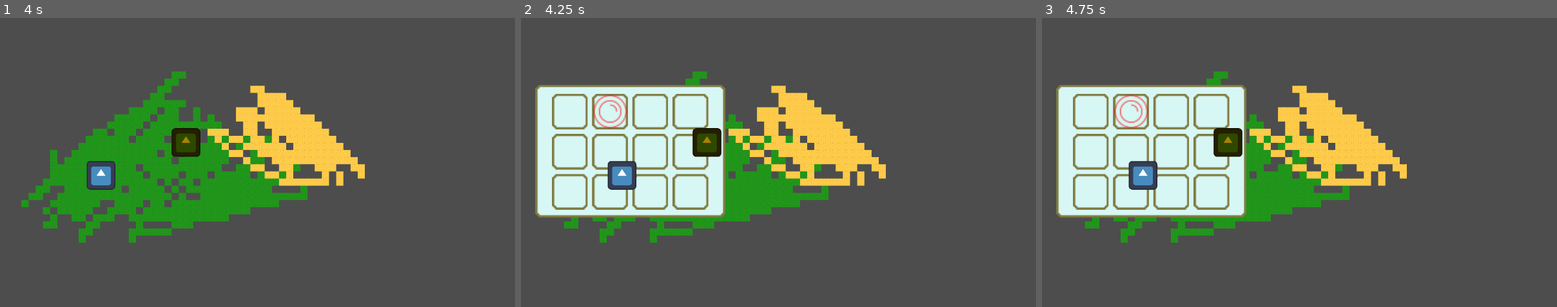
Above: before the commit, frames 1-3 (left to right).
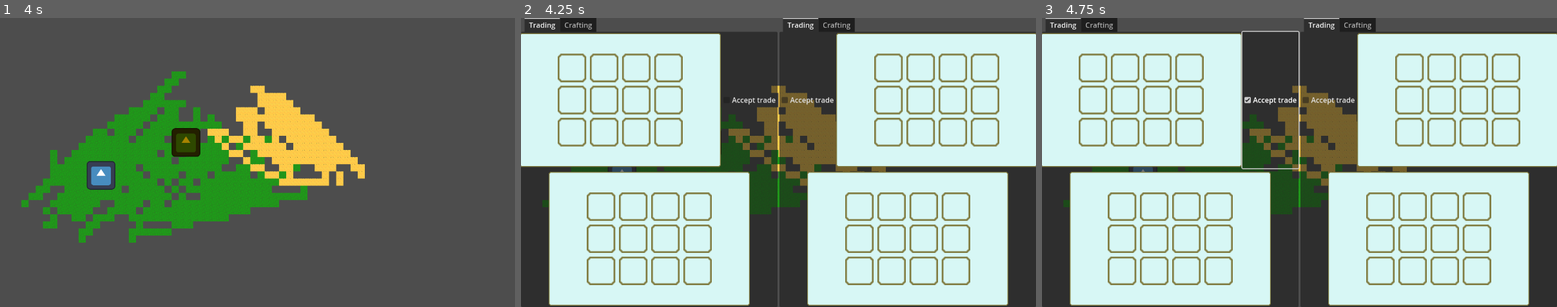
Above: after the commit, the same moments.

Repository: andrius-zidonis/gamejam2024
Game: Godot game, scene res://scenes/game/game.tscn
Same seed, same stepped clock (60 frames per second), same inputs: the game is played once before the commit and once after it. The engine's default icon, where the game draws it, is replaced by a stand-in: a white triangle on a blue panel in a dark square.
Inputs (mouse positions are in pixels of both pictures, inside the frame that each line leads up to):
- Up to frame 1 (4 s): tap Enter at 0.5, 2, 3.5 s; tap Space at 1.25, 2.75 s
- Up to frame 2 (4.25 s): tap I (Inventory) at 4.15 s
- Up to frame 3 (4.75 s): click (1268, 98) at 4.25 s, where only the run after the commit has a clickable "Accept trade"

Frame 1 is identical in both runs. In frame 2, 86% of the frame differs, in the area x 0-100%, y 0-100%; in frame 3, 86%.

Commit message:
feat: update inventory UI

Diff:
--- a/prefabs/entities/players/godot.gd
+++ b/prefabs/entities/players/godot.gd
@@ -1,8 +1,11 @@
 extends CharacterBody2D
+
+class_name Player
 
 @export var speed = 400
 @export var player: int
-@export var inventory: Inv
+@export var inventory: Inventory
+@export var tradingInventory: Inventory
 
 func get_input():
 	var input_direction = Input.get_vector("%s_left" % player, "%s_right" % player, "%s_up" % player, "%s_down" % player)
--- a/scenes/game/game.tscn
+++ b/scenes/game/game.tscn
@@ -2,16 +2,16 @@
 
 [ext_resource type="Script" path="res://scenes/game/main_camera.gd" id="1_gu6cs"]
 [ext_resource type="PackedScene" uid="uid://b5pqjx0ilorhc" path="res://prefabs/entities/players/godot.tscn" id="1_na0kc"]
-[ext_resource type="PackedScene" uid="uid://bagkfjh4t10ts" path="res://ui/inventory/Inv_UI.tscn" id="2_27fbg"]
-[ext_resource type="Script" path="res://ui/inventory/inventory.gd" id="2_qkby6"]
+[ext_resource type="Script" path="res://ui/inventory/inventory.gd" id="2_feu1x"]
+[ext_resource type="PackedScene" uid="uid://rphaqkdbo288" path="res://ui/crafting_trading.tscn" id="4_1cv3g"]
 [ext_resource type="Texture2D" uid="uid://cgtew4hksfera" path="res://assets/world/Slates [32x32px orthogonal tileset by Ivan Voirol].png" id="6_j3din"]
 
-[sub_resource type="Resource" id="Resource_sw8a2"]
-script = ExtResource("2_qkby6")
+[sub_resource type="Resource" id="Resource_2stwo"]
+script = ExtResource("2_feu1x")
 items = Array[Resource("res://ui/inventory/inventory_item.gd")]([])
 
-[sub_resource type="Resource" id="Resource_jspei"]
-script = ExtResource("2_qkby6")
+[sub_resource type="Resource" id="Resource_6kpdk"]
+script = ExtResource("2_feu1x")
 items = Array[Resource("res://ui/inventory/inventory_item.gd")]([])
 
 [sub_resource type="TileSetAtlasSource" id="TileSetAtlasSource_gwbeb"]
@@ -4028,14 +4028,14 @@
 [node name="godot1" parent="Environment/Entities/Players" instance=ExtResource("1_na0kc")]
 top_level = true
 position = Vector2(929, 559)
-inventory = SubResource("Resource_sw8a2")
+tradingInventory = SubResource("Resource_2stwo")
 
 [node name="godot2" parent="Environment/Entities/Players" instance=ExtResource("1_na0kc")]
 modulate = Color(0.654902, 0.513726, 0, 1)
 top_level = true
 position = Vector2(1309, 412)
 player = 1
-inventory = SubResource("Resource_jspei")
+tradingInventory = SubResource("Resource_6kpdk")
 
 [node name="World" type="Node2D" parent="Environment"]
 
@@ -4073,16 +4073,26 @@
 shape = SubResource("RectangleShape2D_ycv5a")
 one_way_collision_margin = 10.0
 
-[node name="UI" type="Control" parent="."]
-layout_mode = 3
-anchors_preset = 0
-offset_right = 40.0
-offset_bottom = 40.0
+[node name="HUD" type="CanvasLayer" parent="."]
 
-[node name="Inventory" parent="UI" instance=ExtResource("2_27fbg")]
-layout_mode = 1
-offset_left = -576.0
-offset_top = -324.0
-offset_right = -446.0
-offset_bottom = -245.0
-scale = Vector2(5, 5)
+[node name="Crafting_Trading" parent="HUD" instance=ExtResource("4_1cv3g")]
+visible = false
+custom_minimum_size = Vector2(1000, 600)
+size_flags_horizontal = 3
+size_flags_vertical = 10
+
+[node name="Inventory_player1_trading" parent="HUD/Crafting_Trading/HBoxContainer/TabContainer/Trading/VBoxContainer/BoxContainer" index="0" node_paths=PackedStringArray("player")]
+player = NodePath("../../../../../../../../Environment/Entities/Players/godot1")
+type = 1
+
+[node name="Inventory_player1" parent="HUD/Crafting_Trading/HBoxContainer/TabContainer/Trading/VBoxContainer/BoxContainer2" index="0" node_paths=PackedStringArray("player")]
+player = NodePath("../../../../../../../../Environment/Entities/Players/godot1")
+
+[node name="Inventory_player2_trading" parent="HUD/Crafting_Trading/HBoxContainer/TabContainer2/Trading/VBoxContainer/BoxContainer" index="1" node_paths=PackedStringArray("player")]
+player = NodePath("../../../../../../../../Environment/Entities/Players/godot2")
+type = 1
+
+[node name="Inventory_player2" parent="HUD/Crafting_Trading/HBoxContainer/TabContainer2/Trading/VBoxContainer/BoxContainer2" index="0" node_paths=PackedStringArray("player")]
+player = NodePath("../../../../../../../../Environment/Entities/Players/godot2")
+
+[editable path="HUD/Crafting_Trading"]
--- /dev/null
+++ b/ui/crafting_trading.gd
@@ -0,0 +1,21 @@
+extends Control
+
+var is_open = false
+
+func _ready():
+	close()
+
+func _process(delta):
+	if Input.is_action_just_pressed("Inventory"):
+		if is_open:
+			close()
+		else:
+			open()
+
+func open():
+	visible = true
+	is_open = true
+
+func close():
+	visible = false
+	is_open = false
--- /dev/null
+++ b/ui/crafting_trading.tscn
@@ -0,0 +1,110 @@
+[gd_scene load_steps=3 format=3 uid="uid://rphaqkdbo288"]
+
+[ext_resource type="Script" path="res://ui/crafting_trading.gd" id="1_k4tec"]
+[ext_resource type="PackedScene" uid="uid://bagkfjh4t10ts" path="res://ui/inventory/inventory_UI.tscn" id="2_vha7n"]
+
+[node name="Crafting_Trading" type="Control"]
+layout_mode = 3
+anchors_preset = 15
+anchor_right = 1.0
+anchor_bottom = 1.0
+grow_horizontal = 2
+grow_vertical = 2
+script = ExtResource("1_k4tec")
+
+[node name="HBoxContainer" type="HBoxContainer" parent="."]
+layout_mode = 1
+anchors_preset = 15
+anchor_right = 1.0
+anchor_bottom = 1.0
+grow_horizontal = 2
+grow_vertical = 2
+size_flags_horizontal = 3
+size_flags_vertical = 3
+
+[node name="TabContainer" type="TabContainer" parent="HBoxContainer"]
+layout_mode = 2
+size_flags_horizontal = 3
+
+[node name="Trading" type="Control" parent="HBoxContainer/TabContainer"]
+layout_mode = 2
+
+[node name="VBoxContainer" type="VBoxContainer" parent="HBoxContainer/TabContainer/Trading"]
+layout_mode = 1
+anchors_preset = 15
+anchor_right = 1.0
+anchor_bottom = 1.0
+grow_horizontal = 2
+grow_vertical = 2
+
+[node name="BoxContainer" type="BoxContainer" parent="HBoxContainer/TabContainer/Trading/VBoxContainer"]
+layout_mode = 2
+size_flags_vertical = 3
+
+[node name="Inventory_player1_trading" parent="HBoxContainer/TabContainer/Trading/VBoxContainer/BoxContainer" instance=ExtResource("2_vha7n")]
+layout_mode = 2
+size_flags_horizontal = 3
+size_flags_vertical = 3
+
+[node name="BoxContainer" type="BoxContainer" parent="HBoxContainer/TabContainer/Trading/VBoxContainer/BoxContainer"]
+layout_mode = 2
+
+[node name="CheckBox" type="CheckBox" parent="HBoxContainer/TabContainer/Trading/VBoxContainer/BoxContainer/BoxContainer"]
+layout_mode = 2
+text = "Accept trade"
+
+[node name="BoxContainer2" type="BoxContainer" parent="HBoxContainer/TabContainer/Trading/VBoxContainer"]
+layout_mode = 2
+size_flags_vertical = 3
+
+[node name="Inventory_player1" parent="HBoxContainer/TabContainer/Trading/VBoxContainer/BoxContainer2" instance=ExtResource("2_vha7n")]
+layout_mode = 2
+size_flags_horizontal = 3
+
+[node name="Crafting" type="Control" parent="HBoxContainer/TabContainer"]
+visible = false
+layout_mode = 2
+
+[node name="TabContainer2" type="TabContainer" parent="HBoxContainer"]
+layout_mode = 2
+size_flags_horizontal = 3
+
+[node name="Trading" type="Control" parent="HBoxContainer/TabContainer2"]
+layout_mode = 2
+
+[node name="VBoxContainer" type="VBoxContainer" parent="HBoxContainer/TabContainer2/Trading"]
+layout_mode = 1
+anchors_preset = 15
+anchor_right = 1.0
+anchor_bottom = 1.0
+grow_horizontal = 2
+grow_vertical = 2
+
+[node name="BoxContainer" type="BoxContainer" parent="HBoxContainer/TabContainer2/Trading/VBoxContainer"]
+layout_mode = 2
+size_flags_vertical = 3
+
+[node name="BoxContainer" type="BoxContainer" parent="HBoxContainer/TabContainer2/Trading/VBoxContainer/BoxContainer"]
+layout_mode = 2
+
+[node name="CheckBox" type="CheckBox" parent="HBoxContainer/TabContainer2/Trading/VBoxContainer/BoxContainer/BoxContainer"]
+layout_mode = 2
+text = "Accept trade"
+
+[node name="Inventory_player2_trading" parent="HBoxContainer/TabContainer2/Trading/VBoxContainer/BoxContainer" instance=ExtResource("2_vha7n")]
+layout_mode = 2
+size_flags_horizontal = 3
+size_flags_vertical = 3
+
+[node name="BoxContainer2" type="BoxContainer" parent="HBoxContainer/TabContainer2/Trading/VBoxContainer"]
+layout_mode = 2
+size_flags_vertical = 3
+
+[node name="Inventory_player2" parent="HBoxContainer/TabContainer2/Trading/VBoxContainer/BoxContainer2" instance=ExtResource("2_vha7n")]
+layout_mode = 2
+size_flags_horizontal = 3
+size_flags_vertical = 3
+
+[node name="Crafting" type="Control" parent="HBoxContainer/TabContainer2"]
+visible = false
+layout_mode = 2
--- a/ui/inventory/Inv_UI.gd
+++ /dev/null
@@ -1,29 +0,0 @@
-extends Control
-
-@onready var inventory: Inv = preload("res://ui/inventory/playerInventory0.tres")
-@onready var slots: Array = $NinePatchRect/GridContainer.get_children()
-
-var is_open = false
-
-func _ready():
-	update_slots()
-	close()
-
-func update_slots():
-	for i in range(min(inventory.items.size(), slots.size())):
-		slots[i].update(inventory.items[i])
-
-func _process(delta):
-	if Input.is_action_just_pressed("Inventory"):
-		if is_open:
-			close()
-		else:
-			open()
-
-func open():
-	visible = true
-	is_open = true
-
-func close():
-	visible = false
-	is_open = false
--- a/ui/inventory/Inv_UI.tscn
+++ /dev/null
@@ -1,79 +0,0 @@
-[gd_scene load_steps=4 format=3 uid="uid://bagkfjh4t10ts"]
-
-[ext_resource type="Script" path="res://ui/inventory/Inv_UI.gd" id="1_ab716"]
-[ext_resource type="Texture2D" uid="uid://dxkvw2vvy4f2v" path="res://ui/inventory/inventory-frame-32x32.png" id="2_6qeqc"]
-[ext_resource type="PackedScene" uid="uid://4dix6wx1hcmj" path="res://ui/inventory/inv_ui_slot.tscn" id="3_kg16h"]
-
-[node name="Inv_UI" type="Control"]
-custom_minimum_size = Vector2(170, 119)
-layout_mode = 3
-anchors_preset = 15
-anchor_right = 1.0
-anchor_bottom = 1.0
-offset_right = -982.0
-offset_bottom = -529.0
-grow_horizontal = 2
-grow_vertical = 2
-script = ExtResource("1_ab716")
-
-[node name="NinePatchRect" type="NinePatchRect" parent="."]
-layout_mode = 0
-offset_right = 170.0
-offset_bottom = 119.0
-texture = ExtResource("2_6qeqc")
-region_rect = Rect2(2.08165e-12, 2.08165e-12, 32, 32)
-patch_margin_left = 6
-patch_margin_top = 6
-patch_margin_right = 6
-patch_margin_bottom = 6
-
-[node name="GridContainer" type="GridContainer" parent="NinePatchRect"]
-layout_mode = 1
-anchors_preset = 8
-anchor_left = 0.5
-anchor_top = 0.5
-anchor_right = 0.5
-anchor_bottom = 0.5
-offset_left = -70.0
-offset_top = -52.0
-offset_right = 70.0
-offset_bottom = 52.0
-grow_horizontal = 2
-grow_vertical = 2
-columns = 4
-
-[node name="Inv_UI_slot" parent="NinePatchRect/GridContainer" instance=ExtResource("3_kg16h")]
-layout_mode = 2
-
-[node name="Inv_UI_slot2" parent="NinePatchRect/GridContainer" instance=ExtResource("3_kg16h")]
-layout_mode = 2
-
-[node name="Inv_UI_slot3" parent="NinePatchRect/GridContainer" instance=ExtResource("3_kg16h")]
-layout_mode = 2
-
-[node name="Inv_UI_slot4" parent="NinePatchRect/GridContainer" instance=ExtResource("3_kg16h")]
-layout_mode = 2
-
-[node name="Inv_UI_slot5" parent="NinePatchRect/GridContainer" instance=ExtResource("3_kg16h")]
-layout_mode = 2
-
-[node name="Inv_UI_slot6" parent="NinePatchRect/GridContainer" instance=ExtResource("3_kg16h")]
-layout_mode = 2
-
-[node name="Inv_UI_slot7" parent="NinePatchRect/GridContainer" instance=ExtResource("3_kg16h")]
-layout_mode = 2
-
-[node name="Inv_UI_slot8" parent="NinePatchRect/GridContainer" instance=ExtResource("3_kg16h")]
-layout_mode = 2
-
-[node name="Inv_UI_slot9" parent="NinePatchRect/GridContainer" instance=ExtResource("3_kg16h")]
-layout_mode = 2
-
-[node name="Inv_UI_slot10" parent="NinePatchRect/GridContainer" instance=ExtResource("3_kg16h")]
-layout_mode = 2
-
-[node name="Inv_UI_slot11" parent="NinePatchRect/GridContainer" instance=ExtResource("3_kg16h")]
-layout_mode = 2
-
-[node name="Inv_UI_slot12" parent="NinePatchRect/GridContainer" instance=ExtResource("3_kg16h")]
-layout_mode = 2
--- a/ui/inventory/inventory.gd
+++ b/ui/inventory/inventory.gd
@@ -1,5 +1,5 @@
 extends Resource
 
-class_name Inv
+class_name Inventory
 
-@export var items: Array[InvItem]
+@export var items: Array[InventoryItem]
--- /dev/null
+++ b/ui/inventory/inventory_UI.gd
@@ -0,0 +1,26 @@
+extends Control
+
+@onready var slots: Array = $NinePatchRect/GridContainer.get_children()
+@export var player: Player
+
+enum InventoryTypes {
+	PLAYER_INVENTORY,
+	TRADING_INVENTORY
+}
+
+@export var type: InventoryTypes
+
+var inventory: Inventory
+
+func _ready():
+	match type:
+		InventoryTypes.PLAYER_INVENTORY:
+			inventory = player.inventory
+		InventoryTypes.TRADING_INVENTORY:
+			inventory = player.tradingInventory
+
+	update_slots()
+
+func update_slots():
+	for i in range(min(inventory.items.size(), slots.size())):
+		slots[i].update(inventory.items[i])
--- /dev/null
+++ b/ui/inventory/inventory_UI.tscn
@@ -0,0 +1,88 @@
+[gd_scene load_steps=4 format=3 uid="uid://bagkfjh4t10ts"]
+
+[ext_resource type="Script" path="res://ui/inventory/inventory_UI.gd" id="1_m4b2p"]
+[ext_resource type="Texture2D" uid="uid://dxkvw2vvy4f2v" path="res://ui/inventory/inventory-frame-32x32.png" id="2_tr0hd"]
+[ext_resource type="PackedScene" uid="uid://4dix6wx1hcmj" path="res://ui/inventory/inventory_ui_slot.tscn" id="3_g8o2u"]
+
+[node name="Inv_UI" type="Control"]
+layout_mode = 3
+anchors_preset = 15
+anchor_right = 1.0
+anchor_bottom = 1.0
+grow_horizontal = 2
+grow_vertical = 2
+script = ExtResource("1_m4b2p")
+
+[node name="NinePatchRect" type="NinePatchRect" parent="."]
+custom_minimum_size = Vector2(450, 300)
+layout_mode = 1
+anchors_preset = 8
+anchor_left = 0.5
+anchor_top = 0.5
+anchor_right = 0.5
+anchor_bottom = 0.5
+offset_left = -6.0
+offset_top = -6.0
+offset_right = 6.0
+offset_bottom = 6.0
+grow_horizontal = 2
+grow_vertical = 2
+texture = ExtResource("2_tr0hd")
+region_rect = Rect2(2.08165e-12, 2.08165e-12, 32, 32)
+patch_margin_left = 6
+patch_margin_top = 6
+patch_margin_right = 6
+patch_margin_bottom = 6
+
+[node name="GridContainer" type="GridContainer" parent="NinePatchRect"]
+layout_mode = 1
+anchors_preset = 8
+anchor_left = 0.5
+anchor_top = 0.5
+anchor_right = 0.5
+anchor_bottom = 0.5
+offset_left = -70.0
+offset_top = -52.0
+offset_right = 70.0
+offset_bottom = 52.0
+grow_horizontal = 2
+grow_vertical = 2
+scale = Vector2(2, 2)
+pivot_offset = Vector2(70, 52)
+columns = 4
+
+[node name="Inv_UI_slot" parent="NinePatchRect/GridContainer" instance=ExtResource("3_g8o2u")]
+layout_mode = 2
+
+[node name="Inv_UI_slot2" parent="NinePatchRect/GridContainer" instance=ExtResource("3_g8o2u")]
+layout_mode = 2
+
+[node name="Inv_UI_slot3" parent="NinePatchRect/GridContainer" instance=ExtResource("3_g8o2u")]
+layout_mode = 2
+
+[node name="Inv_UI_slot4" parent="NinePatchRect/GridContainer" instance=ExtResource("3_g8o2u")]
+layout_mode = 2
+
+[node name="Inv_UI_slot5" parent="NinePatchRect/GridContainer" instance=ExtResource("3_g8o2u")]
+layout_mode = 2
+
+[node name="Inv_UI_slot6" parent="NinePatchRect/GridContainer" instance=ExtResource("3_g8o2u")]
+layout_mode = 2
+
+[node name="Inv_UI_slot7" parent="NinePatchRect/GridContainer" instance=ExtResource("3_g8o2u")]
+layout_mode = 2
+
+[node name="Inv_UI_slot8" parent="NinePatchRect/GridContainer" instance=ExtResource("3_g8o2u")]
+layout_mode = 2
+
+[node name="Inv_UI_slot9" parent="NinePatchRect/GridContainer" instance=ExtResource("3_g8o2u")]
+layout_mode = 2
+
+[node name="Inv_UI_slot10" parent="NinePatchRect/GridContainer" instance=ExtResource("3_g8o2u")]
+layout_mode = 2
+
+[node name="Inv_UI_slot11" parent="NinePatchRect/GridContainer" instance=ExtResource("3_g8o2u")]
+layout_mode = 2
+
+[node name="Inv_UI_slot12" parent="NinePatchRect/GridContainer" instance=ExtResource("3_g8o2u")]
+layout_mode = 2
--- a/ui/inventory/inventory_item.gd
+++ b/ui/inventory/inventory_item.gd
@@ -1,6 +1,6 @@
 extends Resource
 
-class_name InvItem
+class_name InventoryItem
 
 @export var name: String = ""
 @export var texture: Texture2D
--- a/ui/inventory/inv_ui_slot.gd
+++ b/ui/inventory/inventory_ui_slot.gd
@@ -2,7 +2,7 @@
 
 @onready var item_visuals: Sprite2D = $CenterContainer/Panel/ItemDisplay
 
-func update(item: InvItem):
+func update(item: InventoryItem):
 	if !item:
 		item_visuals.visible = false
 	else:
--- a/ui/inventory/inv_ui_slot.tscn
+++ b/ui/inventory/inventory_ui_slot.tscn
@@ -1,7 +1,7 @@
 [gd_scene load_steps=3 format=3 uid="uid://4dix6wx1hcmj"]
 
-[ext_resource type="Script" path="res://ui/inventory/inv_ui_slot.gd" id="1_62g7l"]
-[ext_resource type="Texture2D" uid="uid://dxkvw2vvy4f2v" path="res://ui/inventory/inventory-frame-32x32.png" id="1_uqe2k"]
+[ext_resource type="Script" path="res://ui/inventory/inventory_ui_slot.gd" id="1_eycef"]
+[ext_resource type="Texture2D" uid="uid://dxkvw2vvy4f2v" path="res://ui/inventory/inventory-frame-32x32.png" id="2_1g7xw"]
 
 [node name="Inv_UI_slot" type="Control"]
 self_modulate = Color(1, 1, 1, 0)
@@ -14,10 +14,10 @@
 offset_bottom = -616.0
 grow_horizontal = 2
 grow_vertical = 2
-script = ExtResource("1_62g7l")
+script = ExtResource("1_eycef")
 
 [node name="Sprite2D" type="Sprite2D" parent="."]
-texture = ExtResource("1_uqe2k")
+texture = ExtResource("2_1g7xw")
 centered = false
 
 [node name="CenterContainer" type="CenterContainer" parent="."]
--- a/ui/inventory/playerInventory0.tres
+++ /dev/null
@@ -1,8 +0,0 @@
-[gd_resource type="Resource" script_class="Inv" load_steps=3 format=3 uid="uid://dinsupfu5sjh7"]
-
-[ext_resource type="Resource" uid="uid://yjwminwbgd3w" path="res://ui/inventory/items/sampleItem.tres" id="1_uulk1"]
-[ext_resource type="Script" path="res://ui/inventory/inventory.gd" id="2_ho53s"]
-
-[resource]
-script = ExtResource("2_ho53s")
-items = Array[Resource("res://ui/inventory/inventory_item.gd")]([null, ExtResource("1_uulk1"), null, null, null, null, null, null, null, null, null, null])
